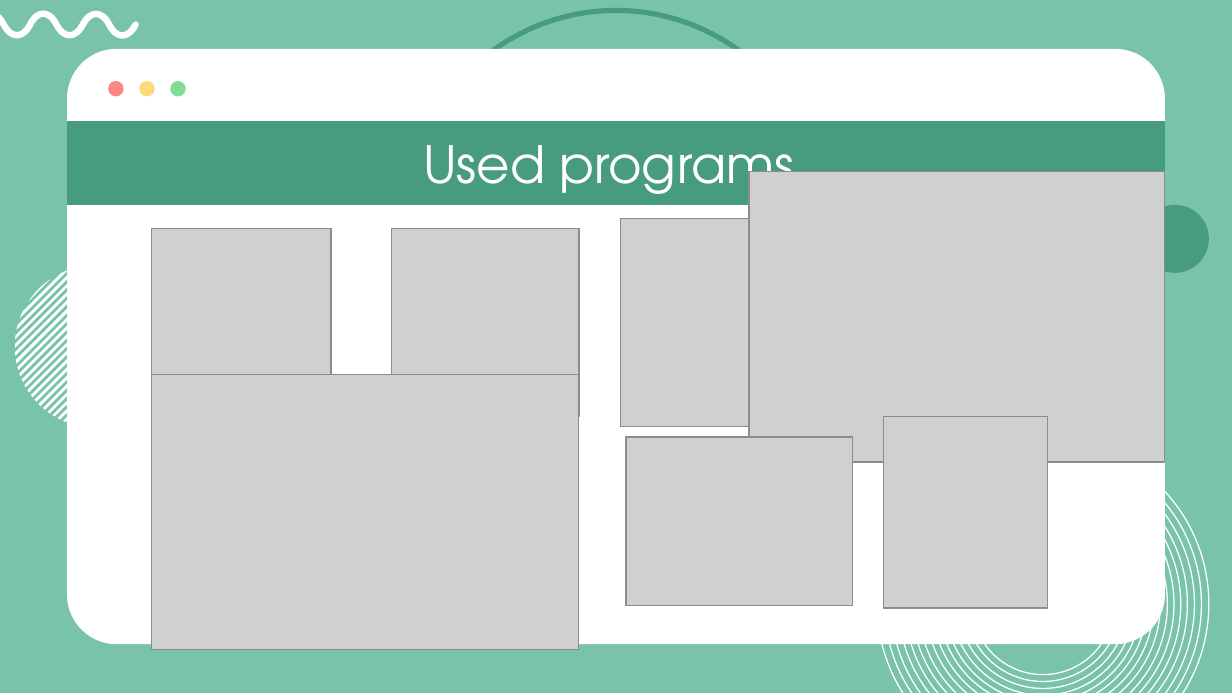
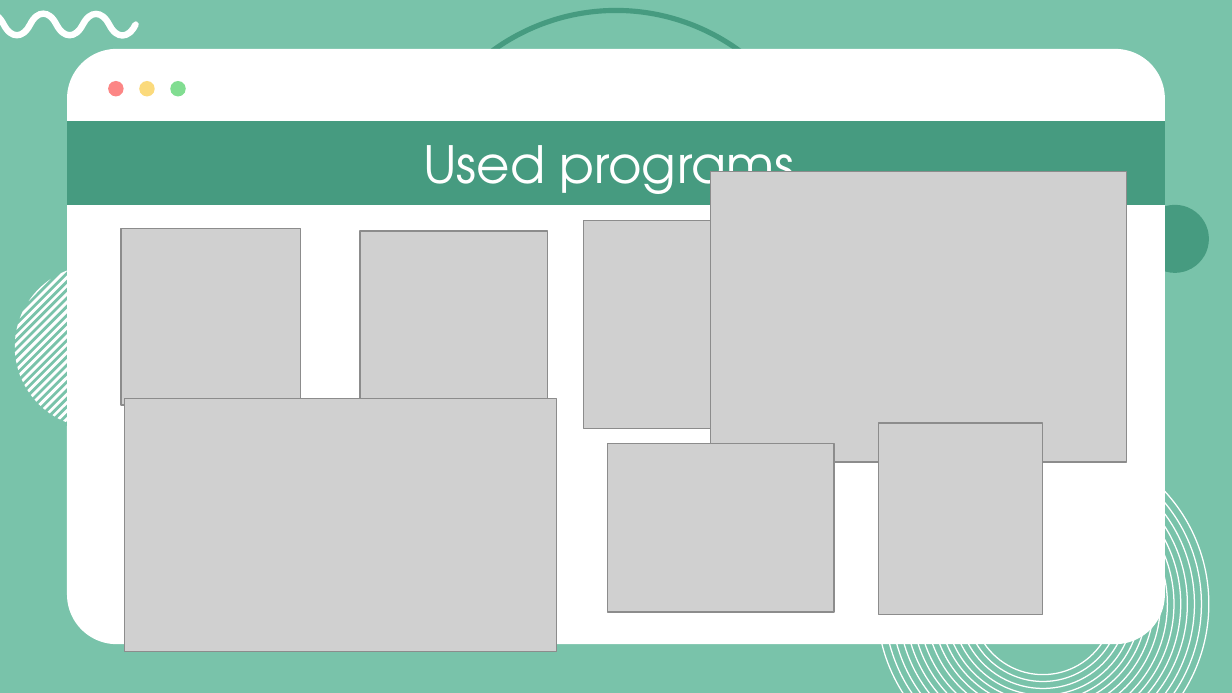
Before and after one commit to PGStoyanova20/Promethium, a slide deck: slide 7 of Docs/Promethium.pptx. Drawn at 1232x693 pixels with LibreOffice and Linux fonts; fonts in the diff are those of the drawing; grey boxes stand for pictures. Boxes give left, top, right and bottom in pixels: in the first picture for what was removed or moved away, otherwise in the second. Text is boxed around its words. In the diff, an @@ line names an element or a change of style, - is before the commit and + after.

Commit message:
Update presentation

```diff
--- a/Docs/Promethium.pptx
+++ b/Docs/Promethium.pptx
@@ picture: place and size @@
-picture at box(749, 171, 1165, 462)
+picture at box(711, 171, 1127, 462)
@@ picture: place and size @@
-picture at box(152, 229, 331, 405)
+picture at box(121, 229, 301, 405)
@@ picture: place and size @@
-picture at box(391, 229, 578, 416)
+picture at box(360, 230, 547, 418)
@@ picture: place and size @@
-picture at box(620, 218, 821, 426)
+picture at box(584, 221, 785, 429)
@@ picture: place and size @@
-picture at box(152, 375, 579, 649)
+picture at box(124, 399, 556, 652)
@@ picture: place and size @@
-picture at box(626, 437, 853, 606)
+picture at box(607, 444, 834, 612)
@@ picture: place and size @@
-picture at box(883, 416, 1047, 607)
+picture at box(878, 423, 1042, 614)
```
